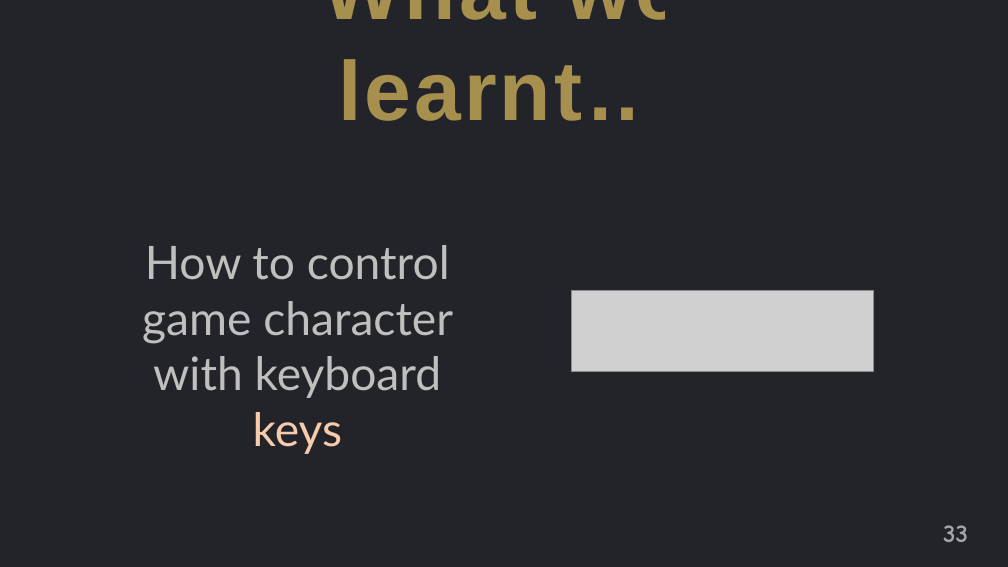
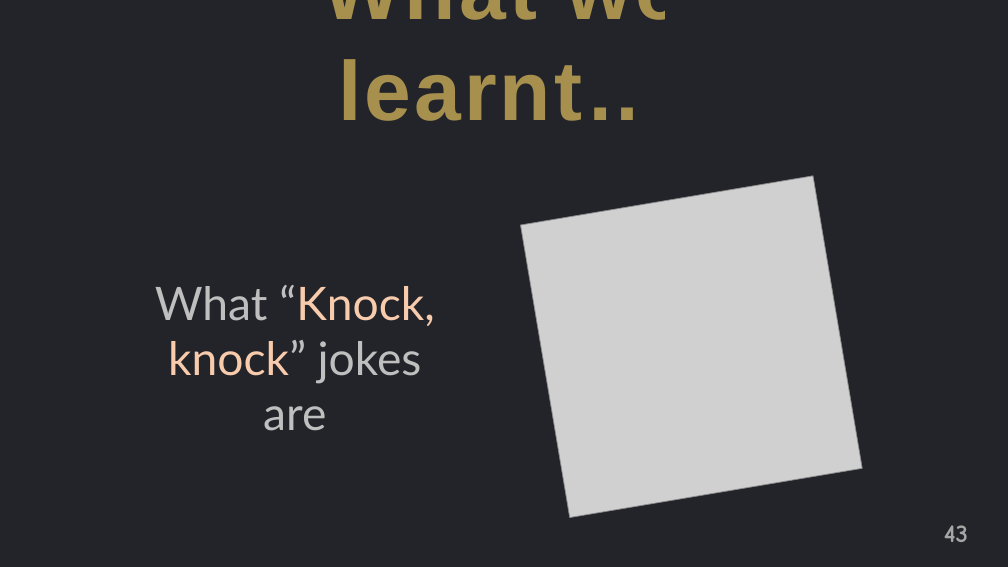
Before and after one commit to jguo108/My-Programming-Courses, a slide deck: slide 43 of Scratch for Newbies/Level2/1 Knock Knock/Note/Notes.pptx (slide 33 before the commit). Drawn at 1008x567 pixels with LibreOffice and Linux fonts; fonts in the diff are those of the drawing; grey boxes stand for pictures. Boxes give left, top, right and bottom in pixels: in the first picture for what was removed or moved away, otherwise in the second. Text is boxed around its words. In the diff, an @@ line names an element or a change of style, - is before the commit and + after.

```diff
--- a/Scratch for Newbies/Level2/1 Knock Knock/Note/Notes.pptx
+++ b/Scratch for Newbies/Level2/1 Knock Knock/Note/Notes.pptx
@@ picture added at (521, 176, 862, 517) @@
@@ text at (155, 285, 435, 431): text changed @@
-How to control game character with keyboard keys
+What “Knock, knock” jokes are
@@ picture removed at (572, 290, 874, 371) @@
@@ page number at (944, 525, 968, 542): text changed @@
-33
+43
```
Also in this commit, not shown: 2 other slides changed, 19 slides added, 3 slides removed, 20 other files.
